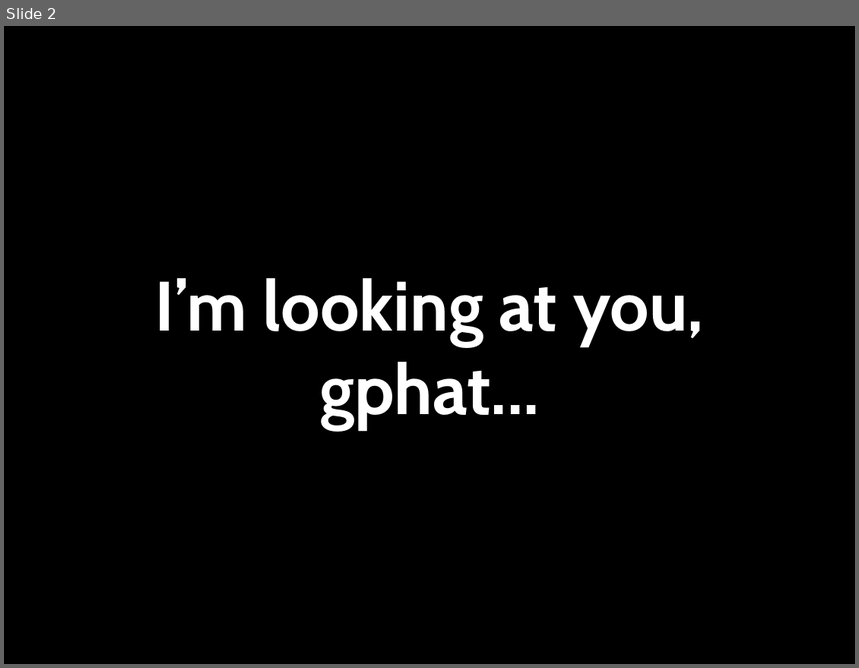
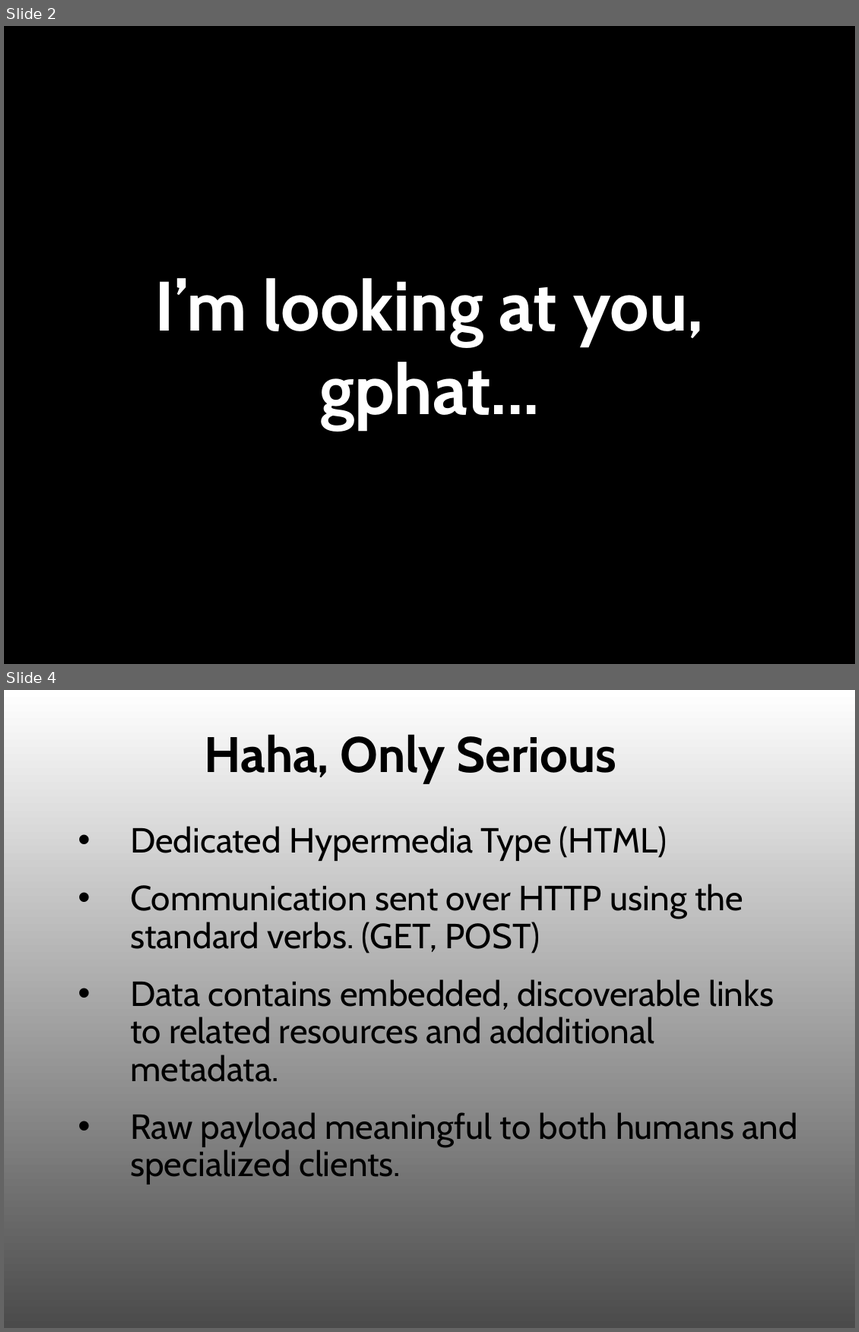
Before and after one commit to ubu/yapcna_2012, a slide deck: magpie.ppt. Shown one above the other, each under a label of ours: slide 2 before the commit, slides 2 and 4 after it; the slides between them are not shown. The pictures are 859x668 and 859x1332 pixels, drawn with LibreOffice and Linux fonts; fonts in the diff are those of the drawing. Boxes give left, top, right and bottom in pixels: in the first picture for what was removed or moved away, otherwise in the second. Text is boxed around its words. In the diff, an @@ line names an element or a change of style, - is before the commit and + after.

```diff
--- a/magpie.ppt
+++ b/magpie.ppt
@@ slide 4 added at [4,690,855,1328], background gradient #FFFFFF to #4B4B4B @@
@@ title added at [204,734,617,783], 60 pt, text #000000, bold @@
+Haha, Only Serious
@@ text added at [130,826,797,1185], 42 pt, text #000000 @@
+• Dedicated Hypermedia Type (HTML)
+• Communication sent over HTTP using the standard verbs. (GET, POST)
+• Data contains embedded, discoverable links to related resources and addditional metadata.
+• Raw payload meaningful to both humans and specialized clients.
```
Also in this commit, not shown: 2 slides changed, 24 other slides added, 5 other files.
